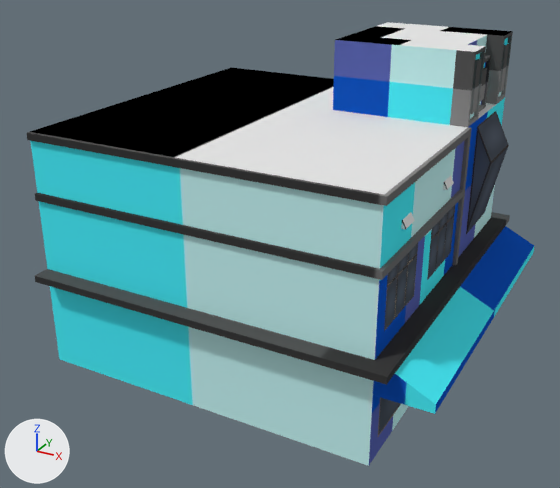
The Blender file Assets/Models/houses/house6/house6.blend: old version first, new version second.
Both versions are drawn from a 50 mm lens placed at (4.91, -13.8, 12.52), pointed at (-5.23, 4.63, 3.3). The axes (+X, +Y, +Z) are drawn at lower left. The lights are the same throughout.
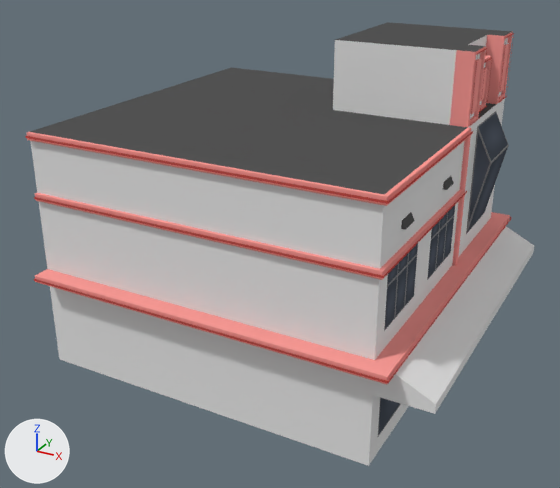
Pixel boxes (x1, y1, x2, y2) of what changed, in the pictures (560 x 488 px):
'Cube', reshaped: before (27, 22, 534, 466); after (25, 22, 534, 466)
part 1 of me_cube, built on: before (27, 129, 469, 280); after (25, 33, 514, 383)
part 2 of me_cube, surface changed: (30, 22, 534, 466) in both

The change, as a diff of the scene's bpy script:
```diff
--- a/Assets/Models/houses/house6/house6.blend.py
+++ b/Assets/Models/houses/house6/house6.blend.py
@@ me_cube @@
 # used by ob_cube; location = (0.0, 0.0, 0.0); rotation_euler = (-1.571, -3.142, 0.0), in degrees (-90, -180, 0)
-me_cube.from_pydata(...)  # 300 vertices, 266 faces; spans x -1.0..10.5, y 0.0..9.0, z 0.0..11.0
+me_cube.from_pydata(...)  # 336 vertices, 277 faces; spans x -1.0..10.5, y 0.0..9.0, z -0.05..11.05
+# me_cube part 1
+# 8 vertices are removed from x 0.4..0.5, y 5.1..7.0, z 0.4..0.5
+# 20 faces are deleted
+# 34 vertices are added at x -0.05..10.5, y 2.87..8.97, z -0.05..11.05
+# 10 new vertices lie (0.0, 0.06, 0.0) away from vertices in x -0.05..10.5, y 2.87..6.87, z -0.05..11.05
+# 31 new faces join them
+# me_cube part 2: 224 kept faces spanning x -1.0..10.5, y 0.0..9.0, z 0.0..11.0 get new texture (UV) coordinates
 me_cube.materials.append(mat_material)
```
